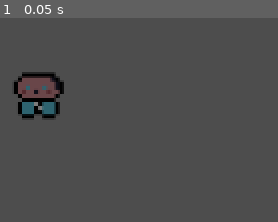
Above: before the commit, frame 1.
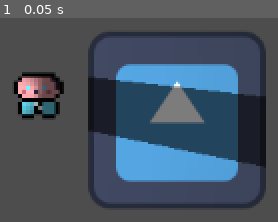
Above: after the commit, the same moment.

Repository: X4vierWhes/Godot-Games
Game: Godot game, scene res://main.tscn
The game is run twice, just before and just after one commit, with the same random seed, the same clock (stepped at 60 frames per second) and the same inputs. The project has no main scene, so this scene is started directly. The engine's default icon, where the game draws it, is replaced by a stand-in: a white triangle on a blue panel in a dark square.
Inputs:
- Up to frame 1 (0.05 s): no input

The runs differ from the first frame. In frame 1, 37% of the frame differs, in the area x 6-96%, y 6-94%.

Commit message:
finish light

Diff:
--- a/Godot4/system_games/light_system_test/main.tscn
+++ b/Godot4/system_games/light_system_test/main.tscn
@@ -1,9 +1,14 @@
-[gd_scene load_steps=8 format=3 uid="uid://b5deyr2nq1d4o"]
+[gd_scene load_steps=9 format=3 uid="uid://b5deyr2nq1d4o"]
 
 [ext_resource type="Texture2D" uid="uid://cc6j1mpo126hf" path="res://old.png" id="1_h2yge"]
 [ext_resource type="Texture2D" uid="uid://da1uql3t0rqgr" path="res://old_n.png" id="2_1bvp3"]
 [ext_resource type="Texture2D" uid="uid://d2n38nuqga6m2" path="res://old_s.png" id="3_lquwl"]
 [ext_resource type="Texture2D" uid="uid://ym2nm11cl8fj" path="res://light_mask.jpeg" id="4_1bvp3"]
+[ext_resource type="Texture2D" uid="uid://hcxso0w81uvi" path="res://icon.svg" id="4_lquwl"]
+
+[sub_resource type="OccluderPolygon2D" id="OccluderPolygon2D_7mycd"]
+cull_mode = 1
+polygon = PackedVector2Array(5, 6.66667, 3.66667, 5, -4, 5, -5, 6, -5.66667, 8.66667, -5, 15, -4, 16, 5, 16, 5, 11, 6, 10, 6, 7)
 
 [sub_resource type="CanvasTexture" id="CanvasTexture_7mycd"]
 diffuse_texture = ExtResource("1_h2yge")
@@ -11,22 +16,21 @@
 specular_texture = ExtResource("3_lquwl")
 texture_filter = 3
 
-[sub_resource type="OccluderPolygon2D" id="OccluderPolygon2D_272bh"]
-closed = false
-cull_mode = 1
-polygon = PackedVector2Array(4, 6, -3.66666, 5.66667, -4.33333, 6, -5, 8, -5.33333, 10.3333, -5, 14.6667, -3.66666, 15.6667, 4.33334, 15.3333, 4, 12.3333, 4.66667, 9, 4, 6)
-
 [sub_resource type="OccluderPolygon2D" id="OccluderPolygon2D_4c57u"]
 cull_mode = 1
 polygon = PackedVector2Array(769, 329, 742, 436, 869, 454, 898, 391, 849, 342, 862, 307)
 
 [node name="main" type="Node2D"]
 
-[node name="CanvasModulate" type="CanvasModulate" parent="."]
-color = Color(0.485703, 0.485704, 0.485703, 1)
-
 [node name="Node2D" type="Node2D" parent="."]
 position = Vector2(107, 108)
+
+[node name="LightOccluder2D" type="LightOccluder2D" parent="Node2D"]
+show_behind_parent = true
+texture_filter = 3
+position = Vector2(558, 315)
+scale = Vector2(3, 3)
+occluder = SubResource("OccluderPolygon2D_7mycd")
 
 [node name="Icon" type="Sprite2D" parent="Node2D"]
 texture_filter = 3
@@ -34,25 +38,21 @@
 scale = Vector2(3, 3)
 texture = SubResource("CanvasTexture_7mycd")
 
-[node name="LightOccluder2D" type="LightOccluder2D" parent="Node2D"]
-texture_filter = 3
-position = Vector2(558, 315)
-scale = Vector2(3, 3)
-occluder = SubResource("OccluderPolygon2D_272bh")
-sdf_collision = false
+[node name="Icon2" type="Sprite2D" parent="Node2D"]
+position = Vector2(658, 364)
+texture = ExtResource("4_lquwl")
 
 [node name="PointLight2D" type="PointLight2D" parent="."]
-position = Vector2(623, 409)
-editor_only = true
-energy = 2.38
+position = Vector2(288, 395)
 shadow_enabled = true
-shadow_color = Color(0, 0, 0, 0.447059)
-shadow_filter = 2
 shadow_filter_smooth = 10.4
 texture = ExtResource("4_1bvp3")
 texture_scale = 11.94
 height = 254.0
 
 [node name="LightOccluder2D" type="LightOccluder2D" parent="."]
-position = Vector2(6, 69)
+position = Vector2(94, -135)
 occluder = SubResource("OccluderPolygon2D_4c57u")
+
+[node name="CanvasModulate" type="CanvasModulate" parent="."]
+color = Color(0.485703, 0.485704, 0.485703, 1)
